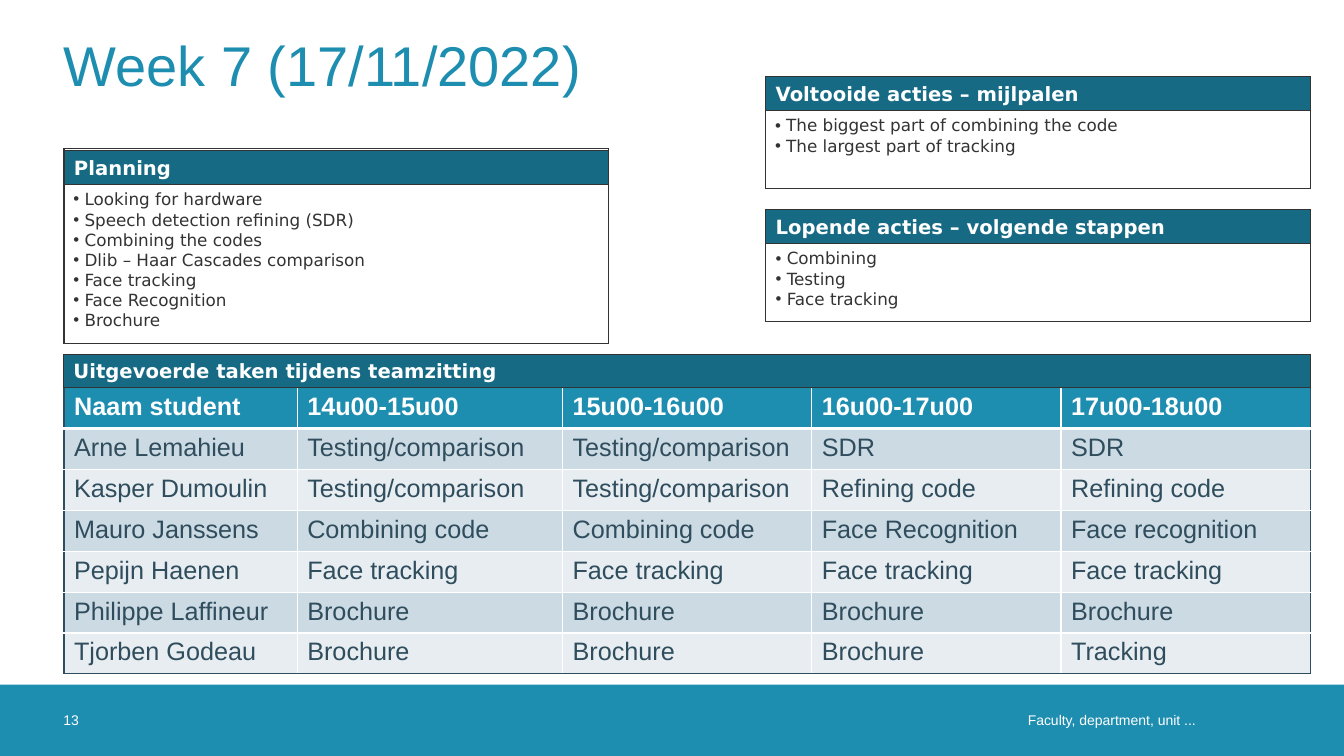
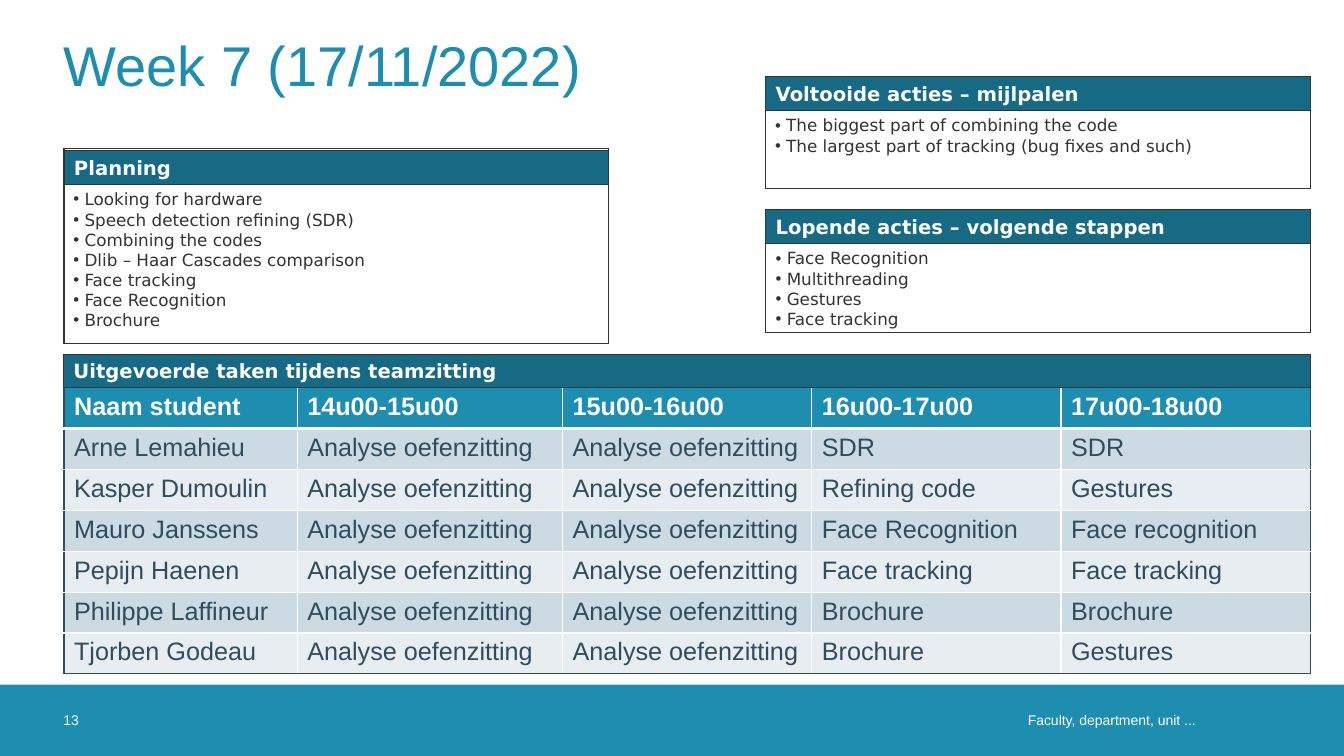
Before and after one commit to DoctorLego2003/Meeting-Owl, a slide deck: slide 13 of logboek_ESAT9A1.pptx. Drawn at 1344x756 pixels with LibreOffice and Linux fonts; fonts in the diff are those of the drawing; background and template pictures are left out. Boxes give left, top, right and bottom in pixels: in the first picture for what was removed or moved away, otherwise in the second. Text is boxed around its words. In the diff, an @@ line names an element or a change of style, - is before the commit and + after.

```diff
--- a/logboek_ESAT9A1.pptx
+++ b/logboek_ESAT9A1.pptx
@@ text at box(786, 139, 1192, 156): text changed @@
-• The largest part of tracking
+• The largest part of tracking (bug fixes and such)
@@ rectangle: place and size @@
-rectangle at box(766, 210, 1311, 322)
+rectangle at box(766, 210, 1311, 333)
@@ text at box(787, 251, 929, 306): text changed @@
-• Combining
-• Testing
+• Face Recognition
+• Multithreading
+• Gestures
@@ table at box(65, 388, 1310, 675) @@
-row 2, column 2: Testing/comparison
+row 2, column 2: Analyse oefenzitting
-row 2, column 3: Testing/comparison
+row 2, column 3: Analyse oefenzitting
-row 3: Kasper Dumoulin | Testing/comparison | Testing/comparison | Refining code | Refining code
+row 3: Kasper Dumoulin | Analyse oefenzitting | Analyse oefenzitting | Refining code | Gestures
-row 4, column 2: Combining code
+row 4, column 2: Analyse oefenzitting
-row 4, column 3: Combining code
+row 4, column 3: Analyse oefenzitting
-row 5, column 2: Face tracking
+row 5, column 2: Analyse oefenzitting
-row 5, column 3: Face tracking
+row 5, column 3: Analyse oefenzitting
-row 6, column 2: Brochure
+row 6, column 2: Analyse oefenzitting
-row 6, column 3: Brochure
+row 6, column 3: Analyse oefenzitting
-row 7: Tjorben Godeau | Brochure | Brochure | Brochure | Tracking
+row 7: Tjorben Godeau | Analyse oefenzitting | Analyse oefenzitting | Brochure | Gestures
```
Also in this commit, not shown: 1 slide added, 1 other file.
